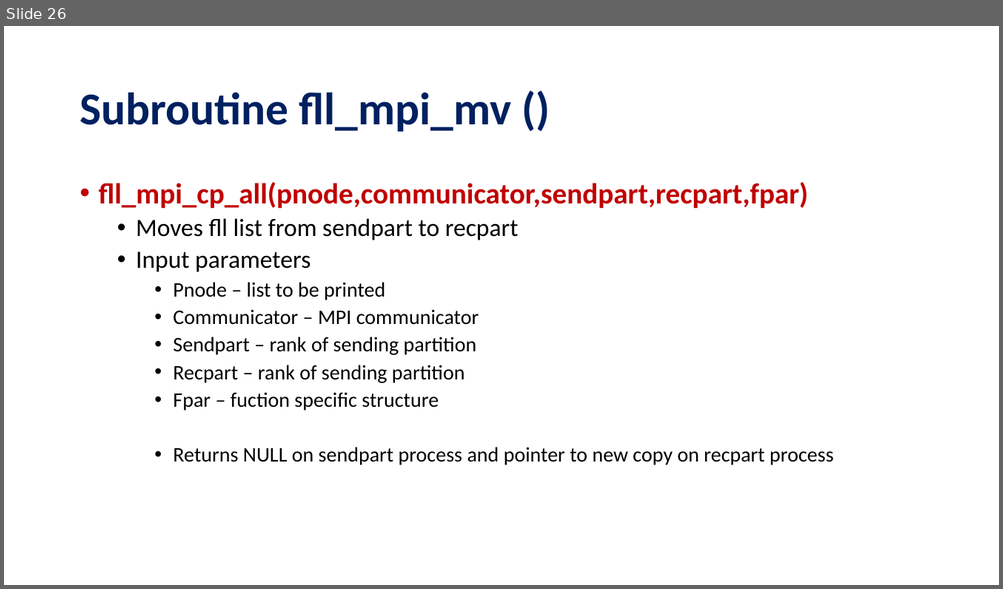
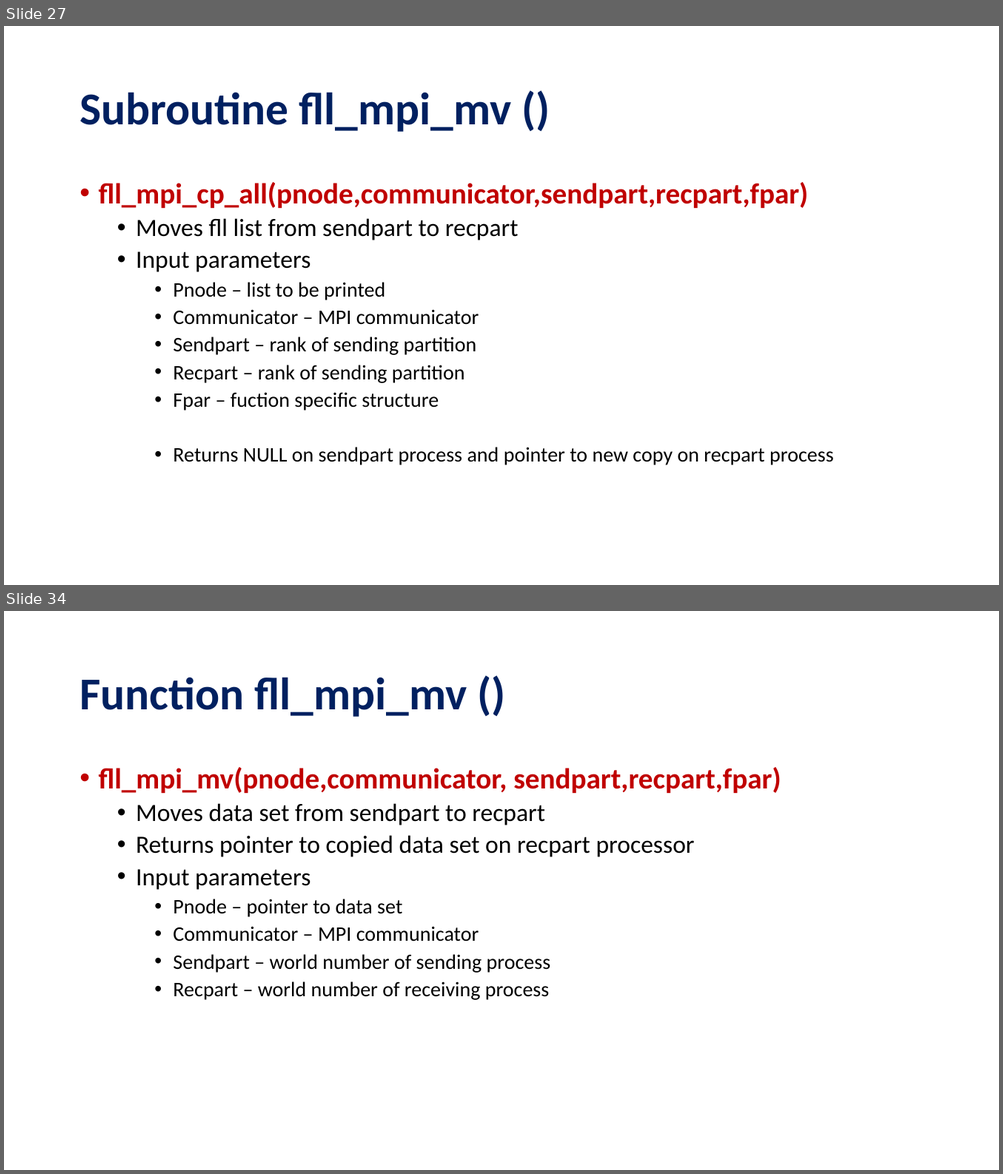
Before and after one commit to ZedThree/fort_depend.py, a slide deck: fll–FortranLinkedListLibrary.pptx. Shown one above the other, each under a label of ours: slide 26 before the commit, slides 27 and 34 after it; the slides between them are not shown. The pictures are 1003x589 and 1003x1174 pixels, drawn with LibreOffice and Linux fonts; fonts in the diff are those of the drawing. Boxes give left, top, right and bottom in pixels: in the first picture for what was removed or moved away, otherwise in the second. Text is boxed around its words. In the diff, an @@ line names an element or a change of style, - is before the commit and + after.

```diff
--- a/fll–FortranLinkedListLibrary.pptx
+++ b/fll–FortranLinkedListLibrary.pptx
@@ slide 34 added at bbox=[4, 611, 999, 1170], background #FFFFFF @@
@@ title added at bbox=[79, 677, 466, 717], 44 pt, text #002060, bold @@
+Function fll_mpi_mv ()
@@ text added at bbox=[99, 767, 781, 1000], 20 pt, text #000000 @@
+• fll_mpi_mv(pnode,communicator, sendpart,recpart,fpar)
+  • Moves data set from sendpart to recpart
+  • Returns pointer to copied data set on recpart processor
+  • Input parameters
+    • Pnode – pointer to data set
+    • Communicator – MPI communicator
+    • Sendpart – world number of sending process
+    • Recpart – world number of receiving process
@@ what was slide 26 is now slide 27 @@
```
Also in this commit, not shown: 2 slides changed, 8 other slides added, 1 other file.
